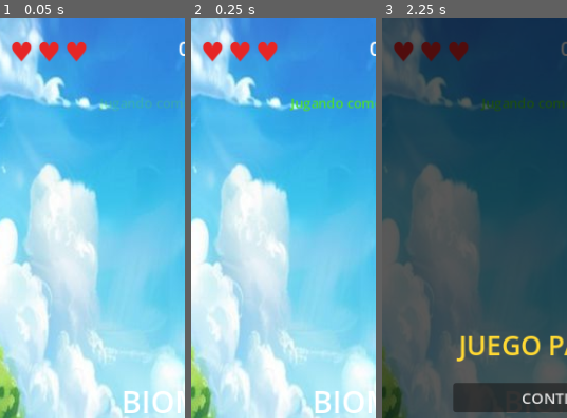
Above: before the commit, frames 1-3 (left to right).
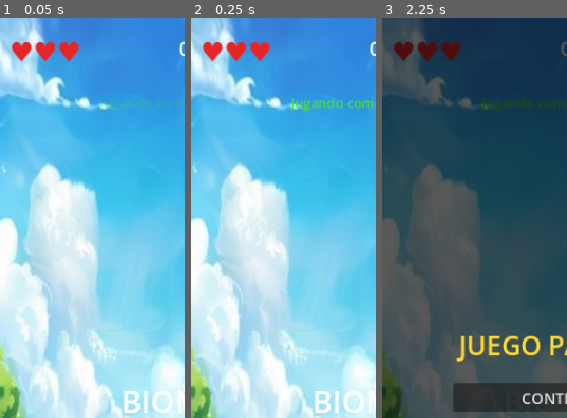
Above: after the commit, the same moments.

Repository: JoseNoIP/gb-GuacBlaster-Survivor
Game: Godot game, scene res://src/scenes/Game.tscn
Same seed, same stepped clock (60 frames per second), same inputs: the game is played once before the commit and once after it. This scene is started directly instead of the project's main scene.
Inputs:
- Up to frame 1 (0.05 s): no input
- Up to frame 2 (0.25 s): no input
- Up to frame 3 (2.25 s): click "||" at 0.5 s; click "REINICIAR" at 1.25 s; click "||" at 2 s
The pictures show only the part of the screen within x 0-50%, y 0-50%; the shares and areas given below are measured in that part.

The runs differ from the first frame. In frame 1, 0.8% of the frame differs, in the area x 18-48%, y 6-11%; in frame 2, 0.8%; in frame 3, 0.6%.

Commit message:
feat: Enhance player health system and gold conversion mechanics

Diff:
--- a/src/core/Constants.gd
+++ b/src/core/Constants.gd
@@ -5,6 +5,8 @@
 
 # --- Player ---
 const PLAYER_BASE_HEALTH: int = 3
+const PLAYER_MAX_HEALTH: int = 4
+const HEART_TO_GOLD: int = 25
 const PLAYER_BASE_SPEED: float = 200.0
 const PLAYER_BASE_DAMAGE: float = 10.0
 const PLAYER_AUTOFIRE_INTERVAL: float = 0.4
@@ -138,7 +140,7 @@
 const GRENADE_RADIUS: float = 80.0
 
 # --- Perspective / Depth illusion ---
-const PERSPECTIVE_VP_Y_RATIO: float = 0.10       # vanishing point at 10% from top
+const PERSPECTIVE_VP_Y_RATIO: float = 0.05       # vanishing point at 5% from top
 const PERSPECTIVE_FULL_SIZE_Y_RATIO: float = 0.45 # enemies reach full size by 45% from top
 const PERSPECTIVE_SCALE_MIN: float = 0.35         # enemy size at vanishing point
 const PERSPECTIVE_SCALE_MAX: float = 1.0          # enemy size at full-size threshold
--- a/src/core/EventBus.gd
+++ b/src/core/EventBus.gd
@@ -49,6 +49,7 @@
 
 # --- Pickups ---
 signal heart_collected()
+signal heart_converted_to_gold(amount: int)
 
 # --- Meta ---
 signal gold_earned(amount: int)
--- a/src/features/enemies/EnemyBoss.gd
+++ b/src/features/enemies/EnemyBoss.gd
@@ -13,6 +13,7 @@
 
 func _initialize() -> void:
 	_use_perspective_scale = false  # boss position/scale handled separately in step 3
+	z_index = -1  # render behind regular enemies so they visually protect the boss
 	var session_mult: float = 1.0 + GameManager.get_session_time() / 180.0
 	_health = int((Constants.BOSS_HP_BASE + _generation * Constants.BOSS_HP_PER_GENERATION)
 			* WeeklyChallengeManager.get_boss_hp_mult()
--- a/src/features/player/Player.gd
+++ b/src/features/player/Player.gd
@@ -184,9 +184,13 @@
 			_nacho_wall_stacks = count
 
 func _on_heart_collected() -> void:
-	if _health >= _max_health:
-		return
-	_health = mini(_health + 1, _max_health)
+	if _health >= Constants.PLAYER_MAX_HEALTH:
+		EventBus.gold_earned.emit(Constants.HEART_TO_GOLD)
+		EventBus.heart_converted_to_gold.emit(Constants.HEART_TO_GOLD)
+		return
+	_health = mini(_health + 1, Constants.PLAYER_MAX_HEALTH)
+	if _health > _max_health:
+		_max_health = _health
 	EventBus.player_health_changed.emit(_health, _max_health)
 
 func get_health() -> int:
--- a/src/features/ui/HUD.gd
+++ b/src/features/ui/HUD.gd
@@ -32,8 +32,11 @@
 const TITLE_COLOR: Color = Color(1.0, 0.85, 0.2)
 const XP_BAR_HEIGHT: float = 14.0
 
-var _heart_labels: Array[Label] = []
 var _hearts_container: HBoxContainer = null
+var _full_hearts_label: Label = null
+var _empty_hearts_label: Label = null
+var _current_hearts: int = 0
+var _max_hearts: int = 0
 var _xp_bar: ProgressBar
 var _boss_hp_bar: ProgressBar
 var _score_label: Label
@@ -74,6 +77,7 @@
 	EventBus.weekly_challenge_completed.connect(_on_weekly_challenge_completed)
 	EventBus.combo_changed.connect(_on_combo_changed)
 	EventBus.wave_started.connect(_on_wave_started)
+	EventBus.heart_converted_to_gold.connect(_on_heart_converted_to_gold)
 
 func _build_ui() -> void:
 	_build_hearts()
@@ -92,18 +96,16 @@
 func _build_hearts() -> void:
 	_hearts_container = HBoxContainer.new()
 	_hearts_container.position = Vector2(10.0, 16.0)
-	_hearts_container.add_theme_constant_override("separation", 4)
+	_hearts_container.add_theme_constant_override("separation", 2)
 	add_child(_hearts_container)
-	for _i: int in Constants.PLAYER_BASE_HEALTH:
-		_hearts_container.add_child(_make_heart_label(HEART_FULL_COLOR))
-
-func _make_heart_label(color: Color) -> Label:
-	var lbl := Label.new()
-	lbl.text = "♥"
-	lbl.add_theme_font_size_override("font_size", 28)
-	lbl.add_theme_color_override("font_color", color)
-	_heart_labels.append(lbl)
-	return lbl
+	_full_hearts_label = Label.new()
+	_full_hearts_label.add_theme_font_size_override("font_size", 28)
+	_full_hearts_label.add_theme_color_override("font_color", HEART_FULL_COLOR)
+	_hearts_container.add_child(_full_hearts_label)
+	_empty_hearts_label = Label.new()
+	_empty_hearts_label.add_theme_font_size_override("font_size", 28)
+	_empty_hearts_label.add_theme_color_override("font_color", HEART_EMPTY_COLOR)
+	_hearts_container.add_child(_empty_hearts_label)
 
 func _build_score_and_level() -> void:
 	_score_label = Label.new()
@@ -336,12 +338,13 @@
 	_timer_label.show()
 
 func _on_player_health_changed(current: int, maximum: int) -> void:
-	while _heart_labels.size() < maximum:
-		_hearts_container.add_child(_make_heart_label(HEART_FULL_COLOR))
-	for i: int in _heart_labels.size():
-		var lbl: Label = _heart_labels[i]
-		lbl.visible = i < maximum
-		lbl.add_theme_color_override("font_color", HEART_FULL_COLOR if i < current else HEART_EMPTY_COLOR)
+	_current_hearts = current
+	_max_hearts = maximum
+	_render_hearts()
+
+func _render_hearts() -> void:
+	_full_hearts_label.text = "♥".repeat(_current_hearts)
+	_empty_hearts_label.text = ""
 
 func _on_xp_collected(amount: int, total: int, required: int) -> void:
 	_displayed_score += amount
@@ -427,6 +430,9 @@
 	if not char_name.is_empty():
 		_queue_toast(tr(&"HUD_PLAYING_AS") % tr(char_name), Color(0.3, 0.85, 0.2))
 
+func _on_heart_converted_to_gold(amount: int) -> void:
+	_queue_toast("♥ → +%d" % amount, Color(1.0, 0.85, 0.2))
+
 func _on_game_over(_score: int, _duration: float) -> void:
 	_pause_btn.disabled = true
 	_boss_hp_bar.hide()
--- a/src/features/ui/VictoryScreen.gd
+++ b/src/features/ui/VictoryScreen.gd
@@ -154,7 +154,7 @@
 	_gold_label.text = tr(&"LABEL_GOLD_EARNED") % _gold_this_run
 	_record_label.visible = is_new_record
 	_refresh_leaderboard(score)
-	get_tree().create_timer(1.0).timeout.connect(
+	get_tree().create_timer(3.0).timeout.connect(
 		func() -> void: _reveal(score, is_new_record)
 	)
 
--- a/tests/unit/test_heart_drop.gd
+++ b/tests/unit/test_heart_drop.gd
@@ -56,10 +56,10 @@
 	EventBus.heart_collected.emit()
 	assert_eq(_player.get_health(), hp_before + 1)
 
-func test_heart_collected_does_not_overheal() -> void:
+func test_heart_collected_at_base_health_gains_extra_heart() -> void:
 	_player = _make_player()
 	EventBus.heart_collected.emit()
-	assert_eq(_player.get_health(), Constants.PLAYER_BASE_HEALTH)
+	assert_eq(_player.get_health(), Constants.PLAYER_BASE_HEALTH + 1)
 
 func test_heart_collected_emits_health_changed_when_damaged() -> void:
 	_player = _make_player()
@@ -68,8 +68,11 @@
 	EventBus.heart_collected.emit()
 	assert_signal_emitted(EventBus, "player_health_changed")
 
-func test_heart_collected_does_not_emit_health_changed_at_full_hp() -> void:
+func test_heart_collected_at_max_emits_gold_not_health_changed() -> void:
 	_player = _make_player()
+	for _i: int in (Constants.PLAYER_MAX_HEALTH - Constants.PLAYER_BASE_HEALTH):
+		EventBus.heart_collected.emit()
 	watch_signals(EventBus)
 	EventBus.heart_collected.emit()
+	assert_signal_emitted(EventBus, "gold_earned")
 	assert_signal_not_emitted(EventBus, "player_health_changed")
